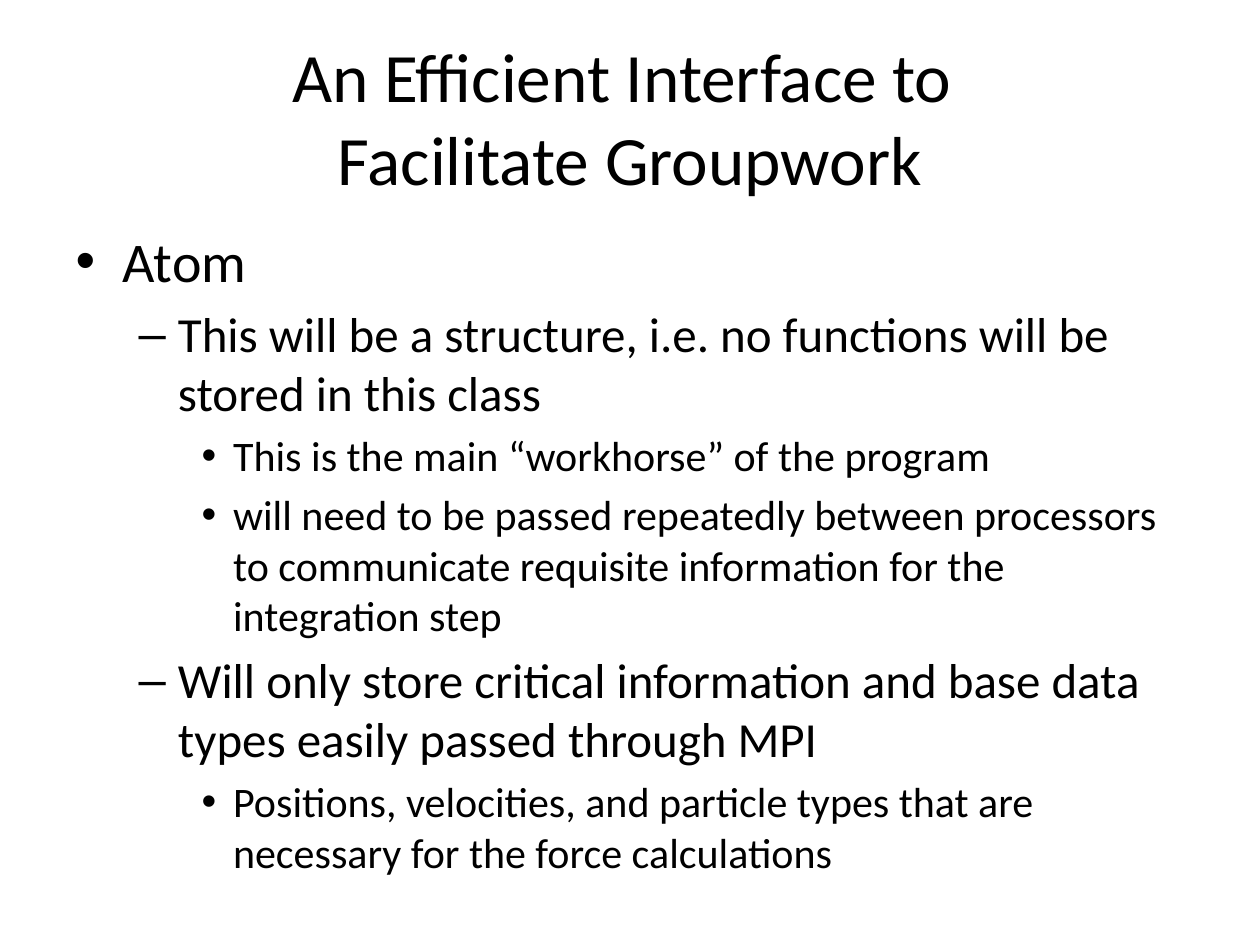
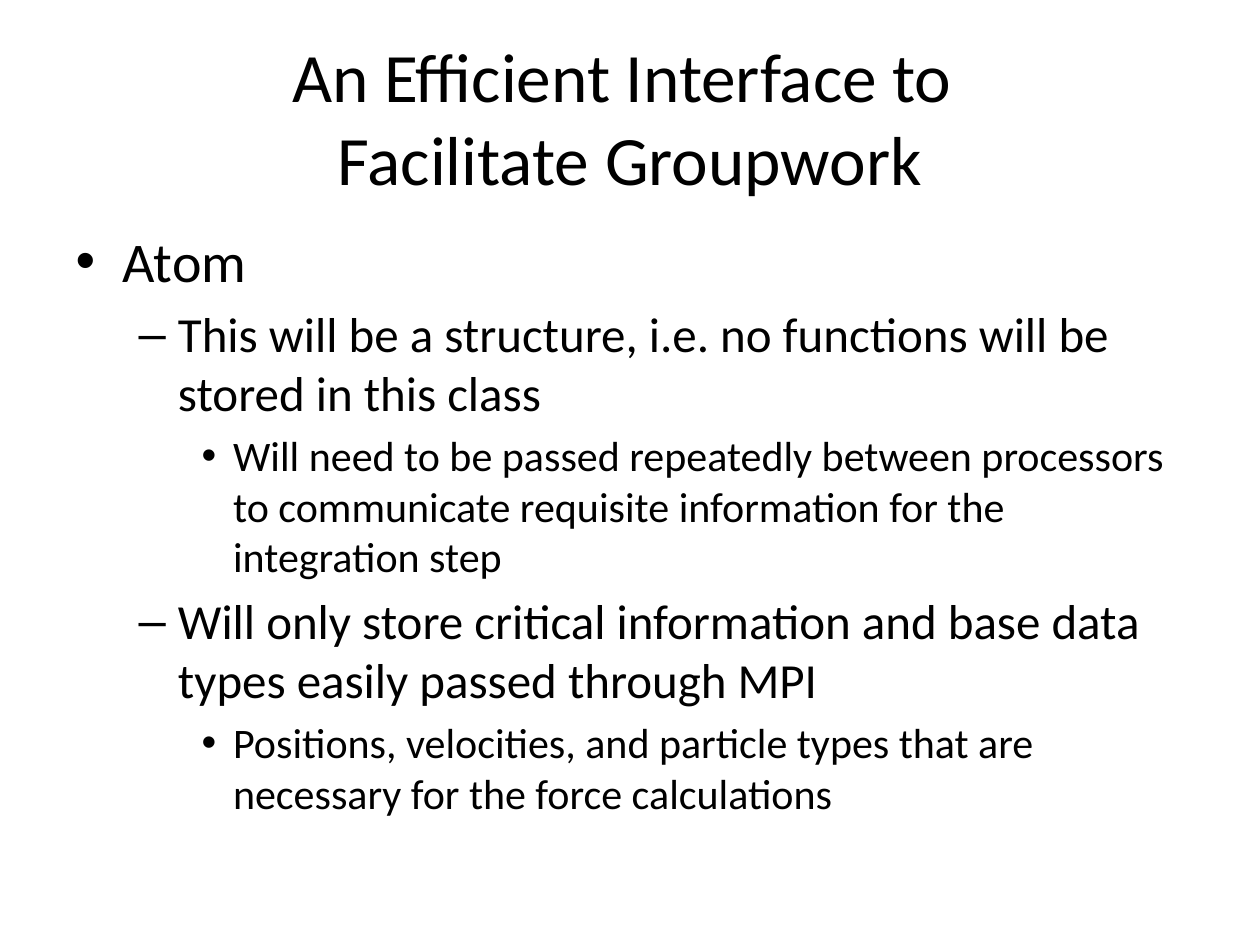
Before and after one commit to PrincetonUniversity/PrincetonCBEMDMPI, a slide deck: slide 8 of designreview/designreview.pptx. Drawn at 1260x945 pixels with LibreOffice and Linux fonts; fonts in the diff are those of the drawing. Boxes give left, top, right and bottom in pixels: in the first picture for what was removed or moved away, otherwise in the second. Text is boxed around its words. In the diff, an @@ line names an element or a change of style, - is before the commit and + after.

```diff
--- a/designreview/designreview.pptx
+++ b/designreview/designreview.pptx
@@ text at bbox=[233, 441, 1163, 580]: text changed @@
-    • This is the main “workhorse” of the program
-    • will need to be passed repeatedly between processors to communicate requisite information for the integration step
+    • Will need to be passed repeatedly between processors to communicate requisite information for the integration step
```
Also in this commit, not shown: 1 other slide changed.
